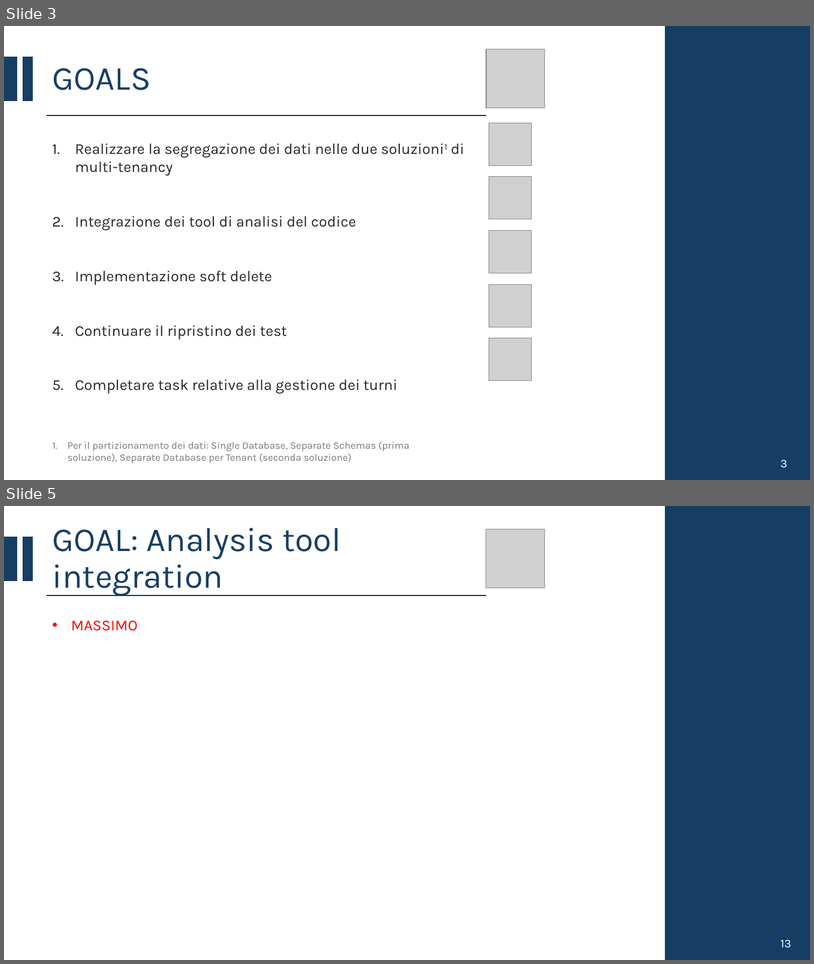
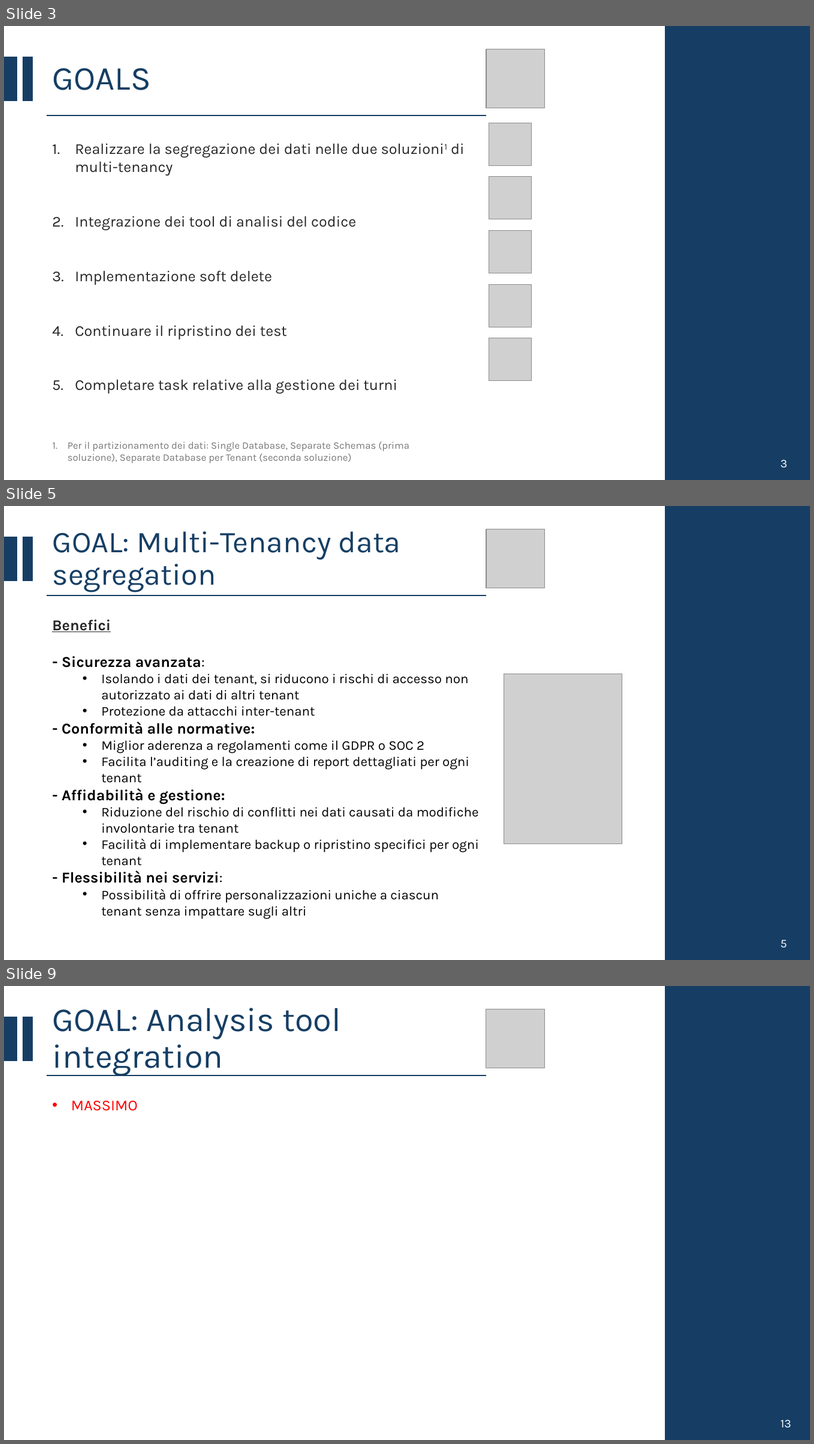
Before and after one commit to CSW-Teams/MS3-docs, a slide deck: ShiftsHappen/Sprint 3/CSW Sprint 3.pptx. Shown one above the other, each under a label of ours: slides 3 and 5 before the commit, slides 3, 5 and 9 after it; the slides between them are not shown. The pictures are 814x964 and 814x1444 pixels, drawn with LibreOffice and Linux fonts; fonts in the diff are those of the drawing; grey boxes stand for pictures. Boxes give left, top, right and bottom in pixels: in the first picture for what was removed or moved away, otherwise in the second. Text is boxed around its words. In the diff, an @@ line names an element or a change of style, - is before the commit and + after.

Commit message:
Added some slides for data segregation in multi-tenancy

```diff
--- a/ShiftsHappen/Sprint 3/CSW Sprint 3.pptx
+++ b/ShiftsHappen/Sprint 3/CSW Sprint 3.pptx
@@ slide 5 added at <box>4,506,810,960</box>, background #FFFFFF @@
@@ rectangle added at <box>666,506,810,960</box>, fill #163E64, outline #163E64 1.5 pt @@
@@ rectangle added at <box>4,537,17,580</box>, fill #163E64, outline #163E64 1.5 pt @@
@@ rectangle added at <box>23,537,32,580</box>, fill #163E64, outline #163E64 1.5 pt @@
@@ title added at <box>53,531,401,592</box>, 36 pt, text #163E64 @@
+GOAL: Multi-Tenancy data segregation
@@ picture added at <box>487,529,545,588</box> @@
@@ line added from (47, 595) to (487, 595), #163E64 1.5 pt @@
@@ text added at <box>52,619,479,919</box>, 16 pt, text #000000 @@
+Benefici
+- Sicurezza avanzata:
+  • Isolando i dati dei tenant, si riducono i rischi di accesso non autorizzato ai dati di altri tenant
+  • Protezione da attacchi inter-tenant
+- Conformità alle normative:
+  • Miglior aderenza a regolamenti come il GDPR o SOC 2
+  • Facilita l’auditing e la creazione di report dettagliati per ogni tenant
+- Affidabilità e gestione:
+  • Riduzione del rischio di conflitti nei dati causati da modifiche involontarie tra tenant
+  • Facilità di implementare backup o ripristino specifici per ogni tenant
+- Flessibilità nei servizi:
+  • Possibilità di offrire personalizzazioni uniche a ciascun tenant senza impattare sugli altri
@@ picture added at <box>504,673,622,844</box> @@
@@ text added at <box>781,939,788,947</box>, 14 pt, text #FFFFFF @@
+5
@@ what was slide 5 is now slide 9 @@
```
Also in this commit, not shown: 1 slide changed, 3 other slides added.
